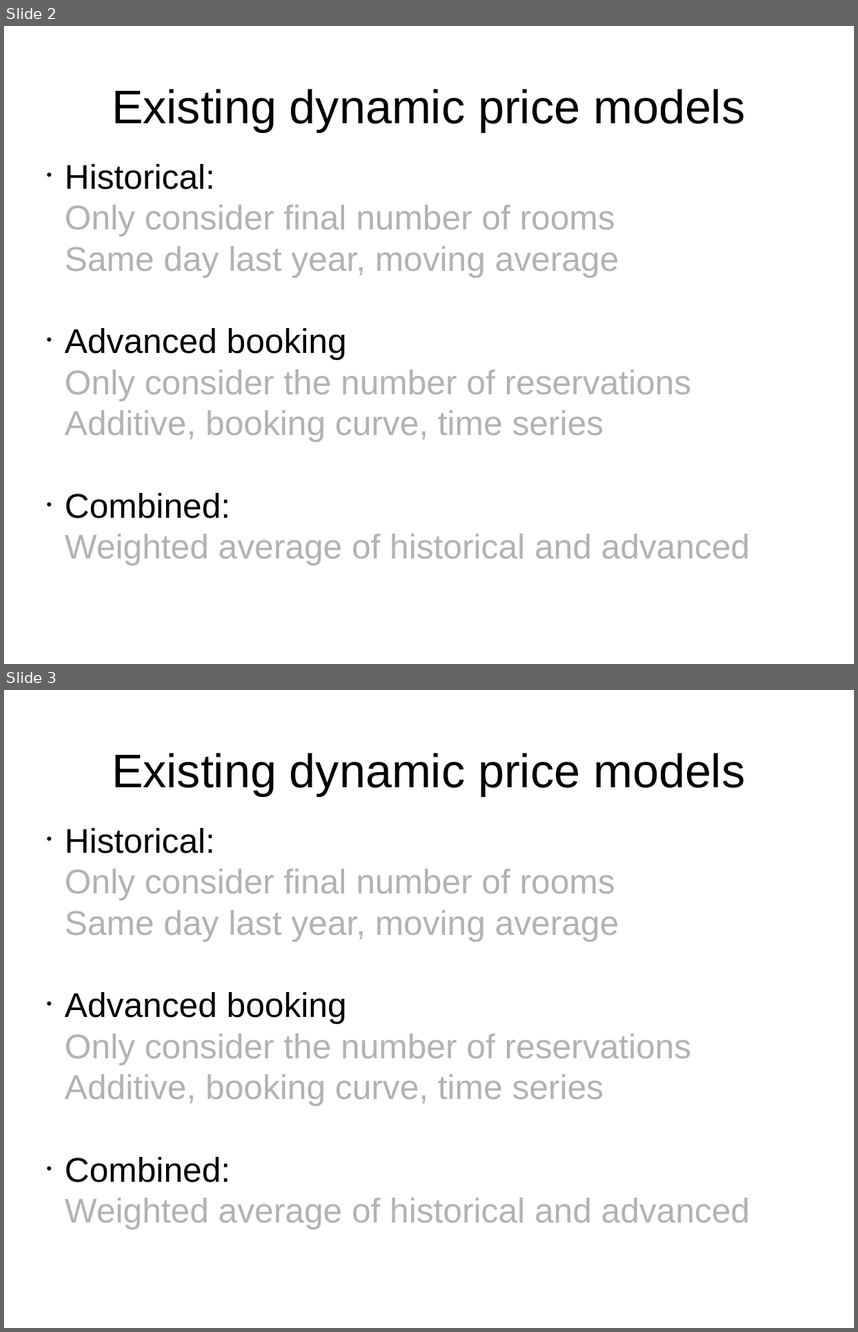
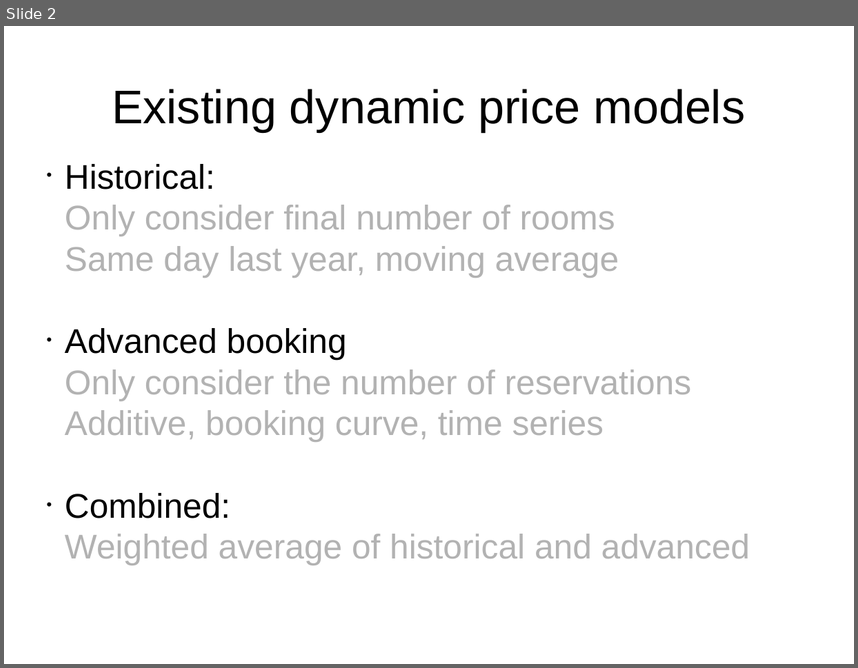
Before and after one commit to tdarcher/pace_interview, a slide deck: Pace_presentation.odp. Shown one above the other, each under a label of ours: slides 2 and 3 before the commit, slide 2 after it. The pictures are 858x1332 and 858x668 pixels, drawn with LibreOffice and Linux fonts; fonts in the diff are those of the drawing. Boxes give left, top, right and bottom in pixels: in the first picture for what was removed or moved away, otherwise in the second. Text is boxed around its words. In the diff, an @@ line names an element or a change of style, - is before the commit and + after.

```diff
--- a/Pace_presentation.odp
+++ b/Pace_presentation.odp
@@ slide 3 removed at bbox=[4, 690, 854, 1328], background #FFFFFF @@
@@ title removed at bbox=[112, 753, 745, 796] @@
-Existing dynamic price models
@@ subtitle removed at bbox=[65, 828, 750, 1230] @@
-• Historical:
-Only consider final number of rooms
-Same day last year, moving average
-• Advanced booking
-Only consider the number of reservations
-Additive, booking curve, time series
-• Combined:
-Weighted average of historical and advanced
```
Also in this commit, not shown: 1 slide changed, 1 slide added, 1 other file.
